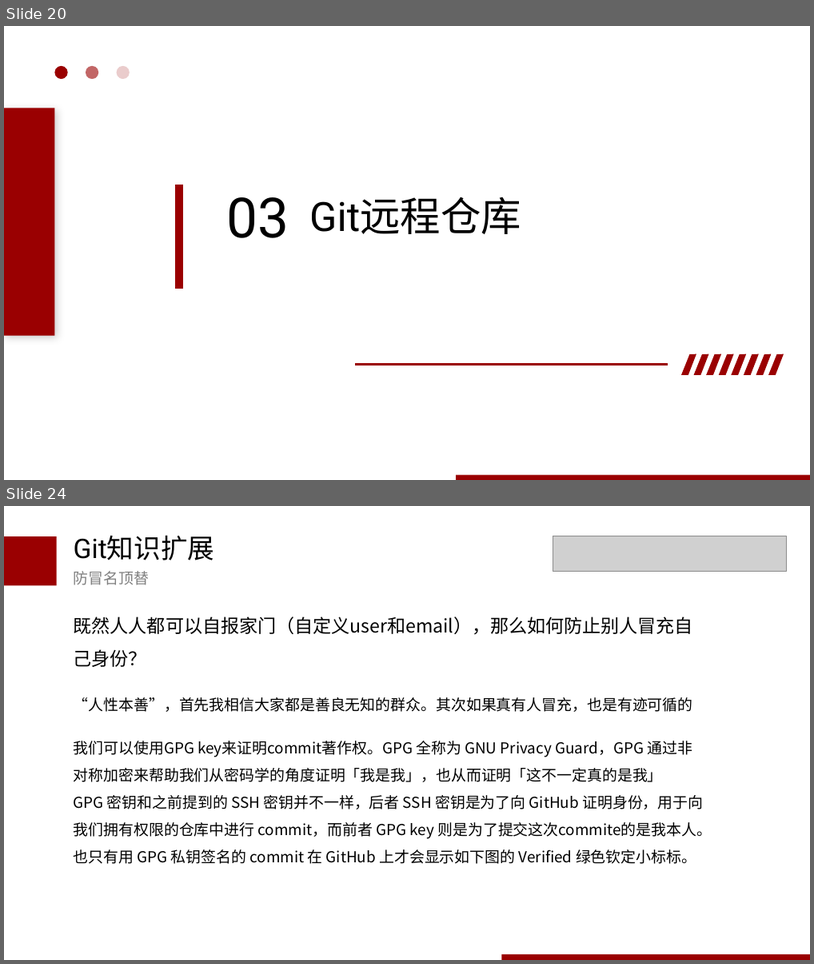
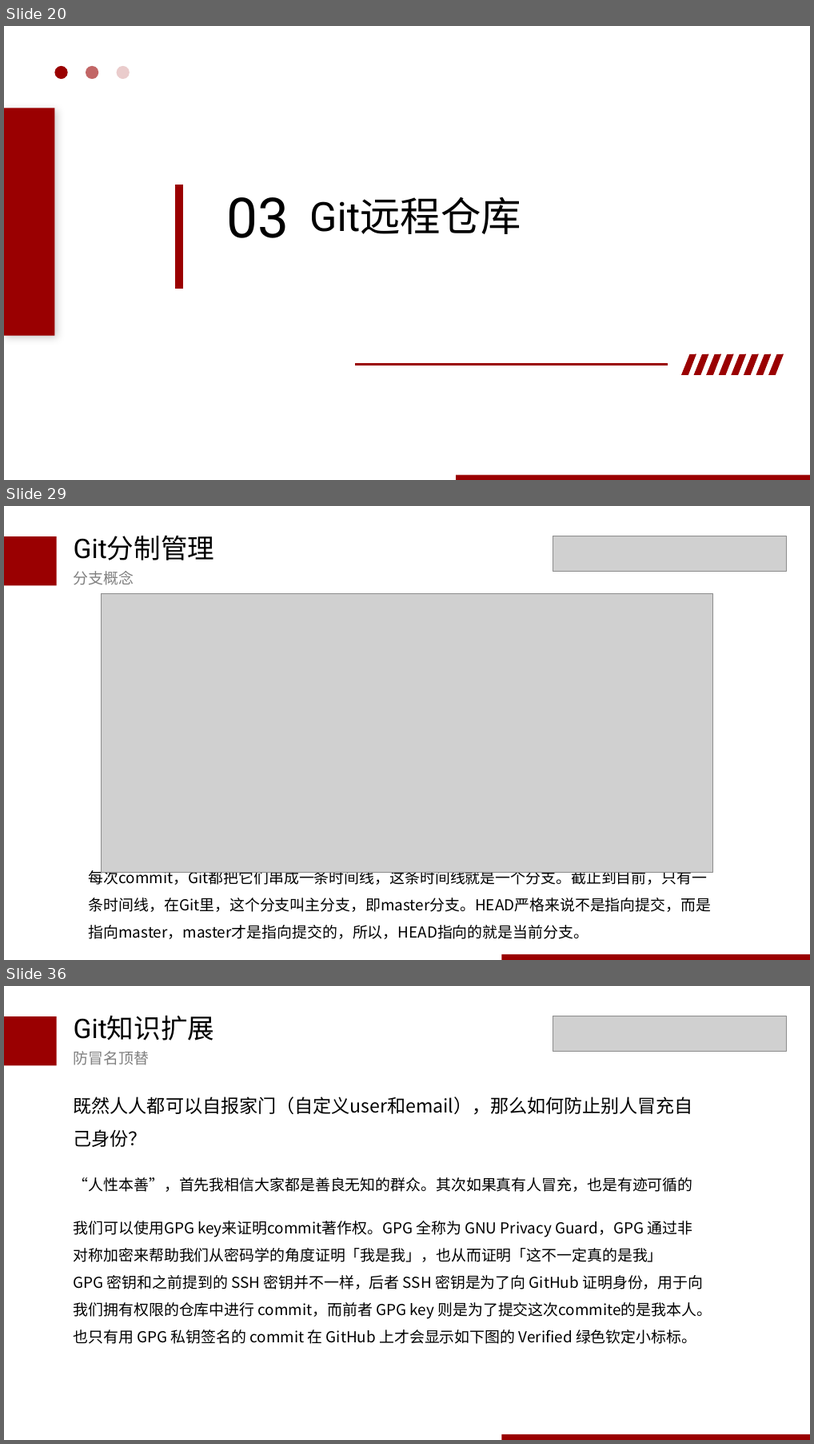
Before and after one commit to wudaoxi1100/blog, a slide deck: ppt/git介绍0325.pptx. Shown one above the other, each under a label of ours: slides 20 and 24 before the commit, slides 20, 29 and 36 after it; the slides between them are not shown. The pictures are 814x964 and 814x1444 pixels, drawn with LibreOffice and Linux fonts; fonts in the diff are those of the drawing; grey boxes stand for pictures. Boxes give left, top, right and bottom in pixels: in the first picture for what was removed or moved away, otherwise in the second. Text is boxed around its words. In the diff, an @@ line names an element or a change of style, - is before the commit and + after.

```diff
--- a/ppt/git介绍0325.pptx
+++ b/ppt/git介绍0325.pptx
@@ slide 29 added at bbox=[4, 506, 810, 960], background #FFFFFF @@
@@ rectangle added at bbox=[4, 537, 57, 586], fill #9A0001 @@
@@ text added at bbox=[74, 535, 215, 560], 32 pt, text #000000 @@
+Git分制管理
@@ picture added at bbox=[554, 536, 787, 572] @@
@@ text added at bbox=[74, 571, 134, 585], 18 pt, text #808080 @@
+分支概念
@@ picture added at bbox=[102, 593, 713, 872] @@
@@ text added at bbox=[89, 868, 712, 939], 18 pt, text #000000 @@
+每次commit，Git都把它们串成一条时间线，这条时间线就是一个分支。截止到目前，只有一条时间线，在Git里，这个分支叫主分支，即master分支。HEAD严格来说不是指向提交，而是指向master，master才是指向提交的，所以，HEAD指向的就是当前分支。
@@ rectangle added at bbox=[502, 954, 810, 960], fill #9A0001 @@
@@ what was slide 24 is now slide 36 @@
```
Also in this commit, not shown: 4 slides changed, 11 other slides added.
